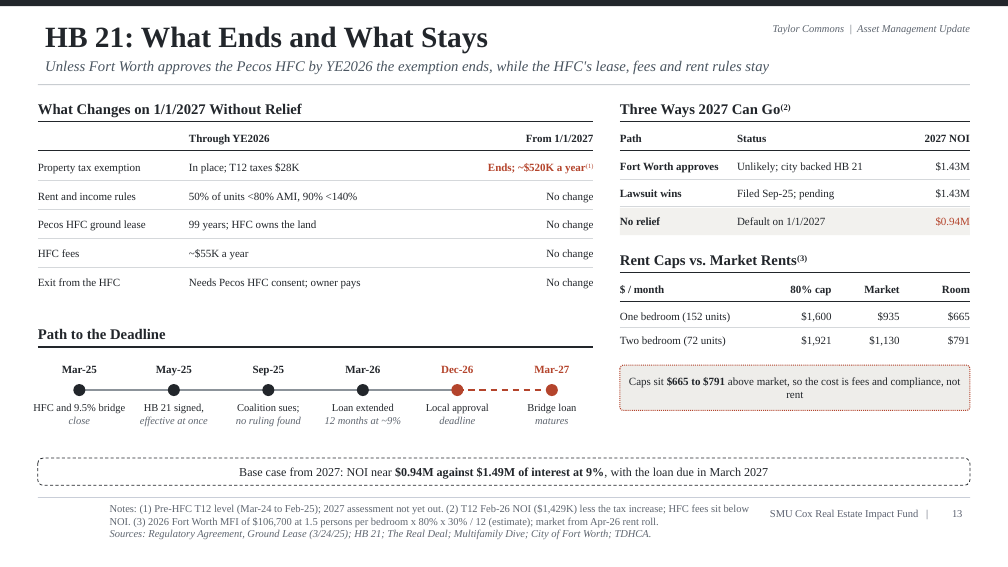
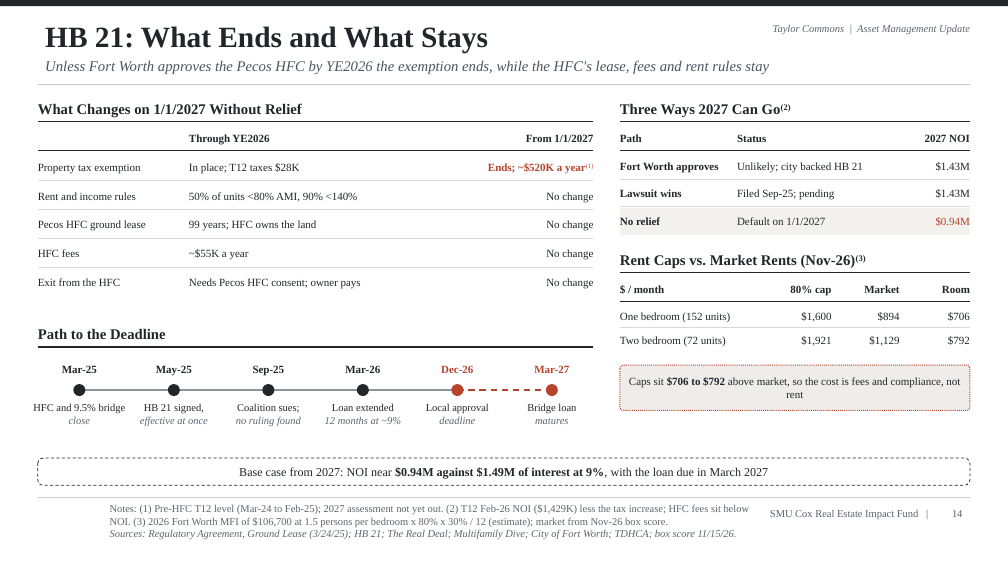
Before and after one commit to stephanabedi01-source/Skill-Builder-Twin-Star, a slide deck: slide 14 of TaylorCommons/v2_Taylor_Commons_AM_pitch_11.16.2026.pptx (slide 13 before the commit). Drawn at 1008x567 pixels with LibreOffice and Linux fonts; fonts in the diff are those of the drawing; background and template pictures are left out. Boxes give left, top, right and bottom in pixels: in the first picture for what was removed or moved away, otherwise in the second. Text is boxed around its words. In the diff, an @@ line names an element or a change of style, - is before the commit and + after.

```diff
--- a/TaylorCommons/v2_Taylor_Commons_AM_pitch_11.16.2026.pptx
+++ b/TaylorCommons/v2_Taylor_Commons_AM_pitch_11.16.2026.pptx
@@ text at [620, 254, 866, 268]: text changed @@
-Rent Caps vs. Market Rents(3)
+Rent Caps vs. Market Rents (Nov-26)(3)
@@ text at [878, 312, 900, 321]: text changed @@
-$935
+$894
@@ text at [948, 312, 970, 321]: text changed @@
-$665
+$706
@@ text at [869, 336, 899, 346]: text changed @@
-$1,130
+$1,129
@@ text at [948, 336, 970, 345]: text changed @@
-$791
+$792
@@ text in rounded rectangle at [629, 377, 960, 398]: text changed @@
-Caps sit $665 to $791 above market, so the cost is fees and compliance, not rent
+Caps sit $706 to $792 above market, so the cost is fees and compliance, not rent
@@ text at [110, 504, 750, 539]: text changed @@
-Notes: (1) Pre-HFC T12 level (Mar-24 to Feb-25); 2027 assessment not yet out. (2) T12 Feb-26 NOI ($1,429K) less the tax increase; HFC fees sit below NOI. (3) 2026 Fort Worth MFI of $106,700 at 1.5 persons per bedroom x 80% x 30% / 12 (estimate); market from Apr-26 rent roll.
-Sources: Regulatory Agreement, Ground Lease (3/24/25); HB 21; The Real Deal; Multifamily Dive; City of Fort Worth; TDHCA.
+Notes: (1) Pre-HFC T12 level (Mar-24 to Feb-25); 2027 assessment not yet out. (2) T12 Feb-26 NOI ($1,429K) less the tax increase; HFC fees sit below NOI. (3) 2026 Fort Worth MFI of $106,700 at 1.5 persons per bedroom x 80% x 30% / 12 (estimate); market from Nov-26 box score.
+Sources: Regulatory Agreement, Ground Lease (3/24/25); HB 21; The Real Deal; Multifamily Dive; City of Fort Worth; TDHCA; box score 11/15/26.
@@ page number at [952, 510, 962, 517]: text changed @@
-13
+14
```
Also in this commit, not shown: 1 slide added, 9 other files.
